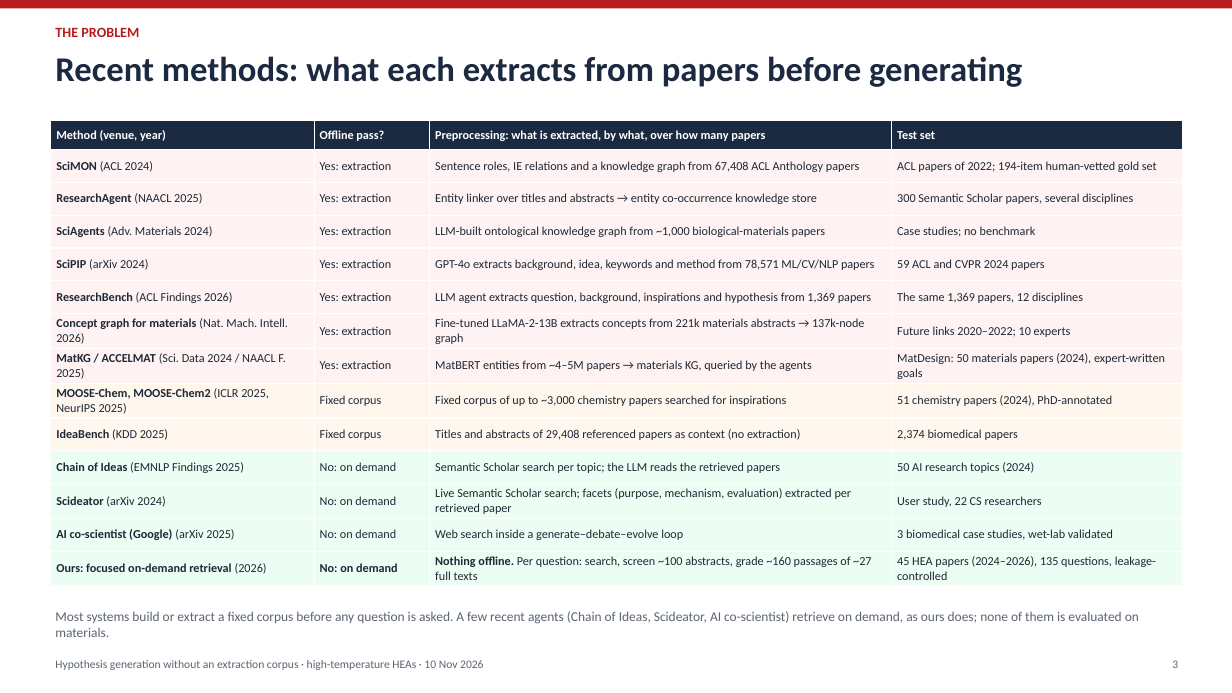
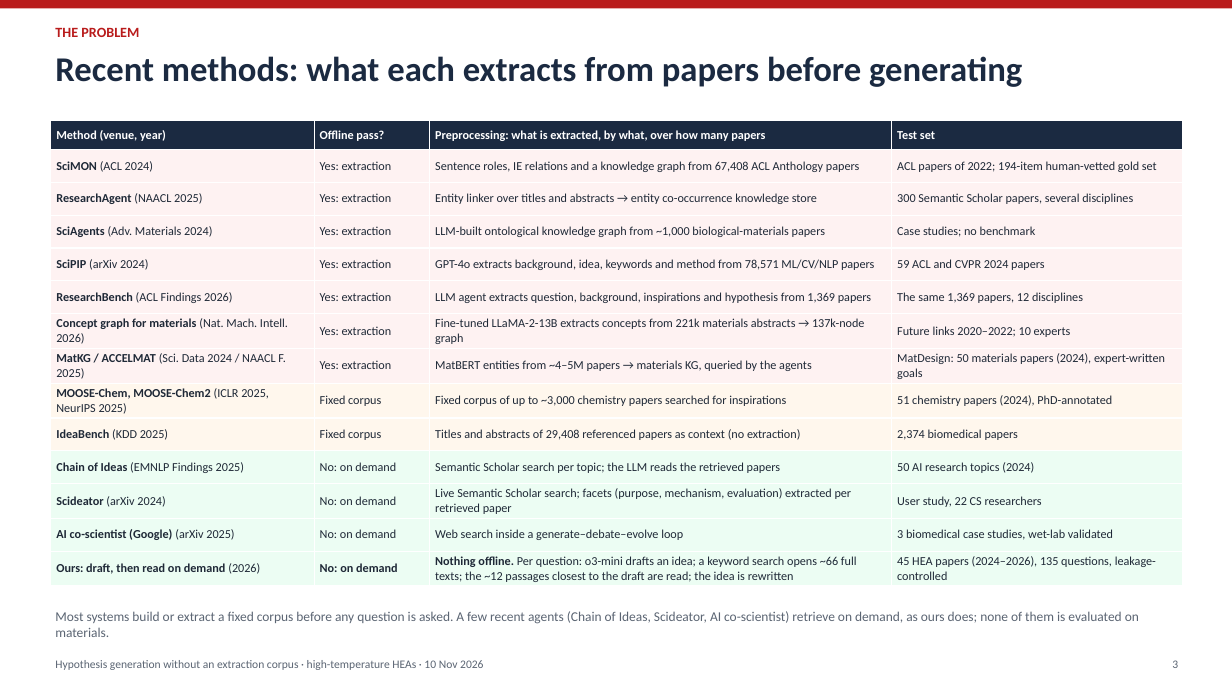
Before and after one commit to yadyneshsonale/materials-hypothesis-generation, a slide deck: slide 3 of presentations/2026-11-10_on_demand_retrieval/on_demand_hypothesis_generation_2026-11-10.pptx. Drawn at 1232x693 pixels with LibreOffice and Linux fonts; fonts in the diff are those of the drawing. Boxes give left, top, right and bottom in pixels: in the first picture for what was removed or moved away, otherwise in the second. Text is boxed around its words. In the diff, an @@ line names an element or a change of style, - is before the commit and + after.

```diff
--- a/presentations/2026-11-10_on_demand_retrieval/on_demand_hypothesis_generation_2026-11-10.pptx
+++ b/presentations/2026-11-10_on_demand_retrieval/on_demand_hypothesis_generation_2026-11-10.pptx
@@ table at (51, 120, 1183, 586) @@
-row 14, column 1: Ours: focused on-demand retrieval (2026)
+row 14, column 1: Ours: draft, then read on demand (2026)
-row 14, column 3: Nothing offline. Per question: search, screen ~100 abstracts, grade ~160 passages of ~27 full texts
+row 14, column 3: Nothing offline. Per question: o3-mini drafts an idea; a keyword search opens ~66 full texts; the ~12 passages closest to the draft are read; the idea is rewritten
```
Also in this commit, not shown: 13 other slides changed, 3 slides removed, 5 other files.
